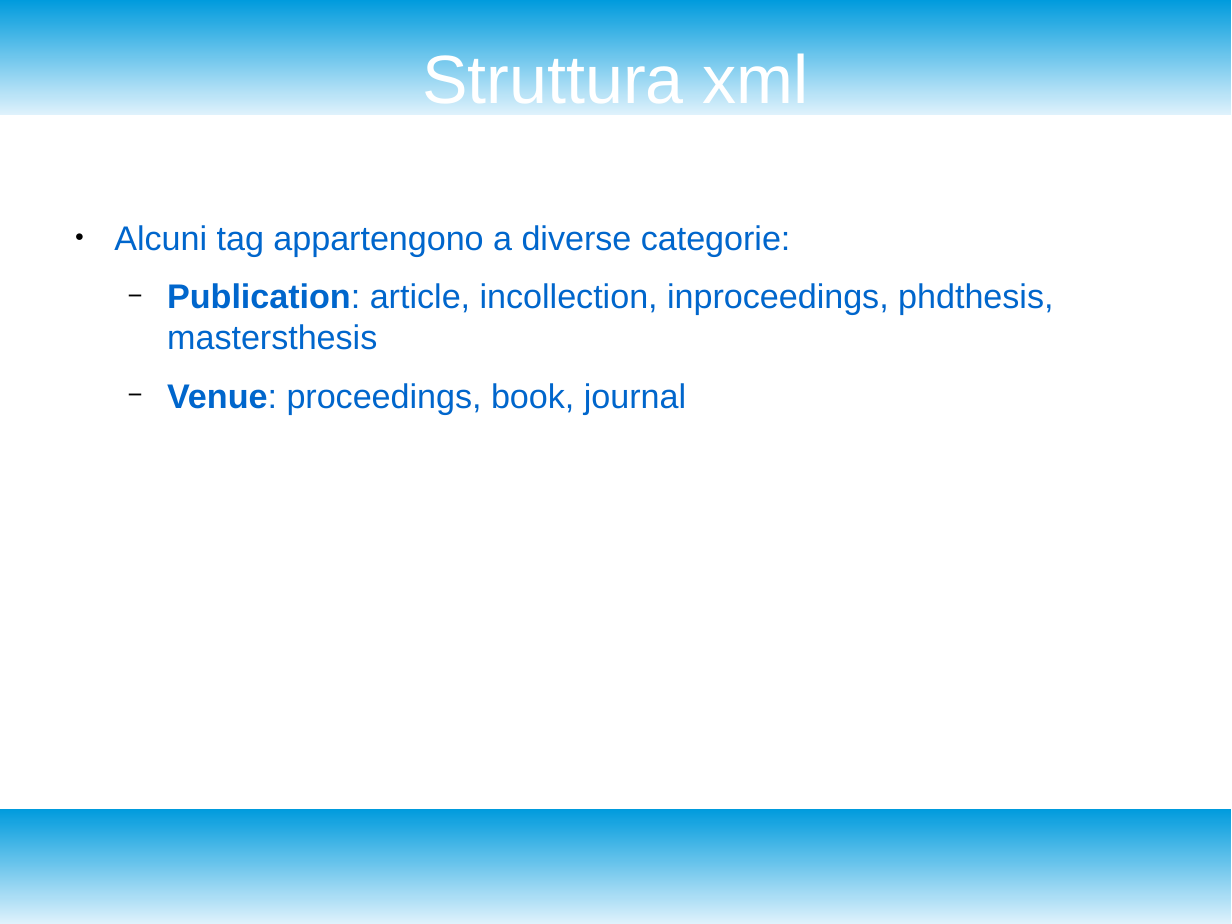
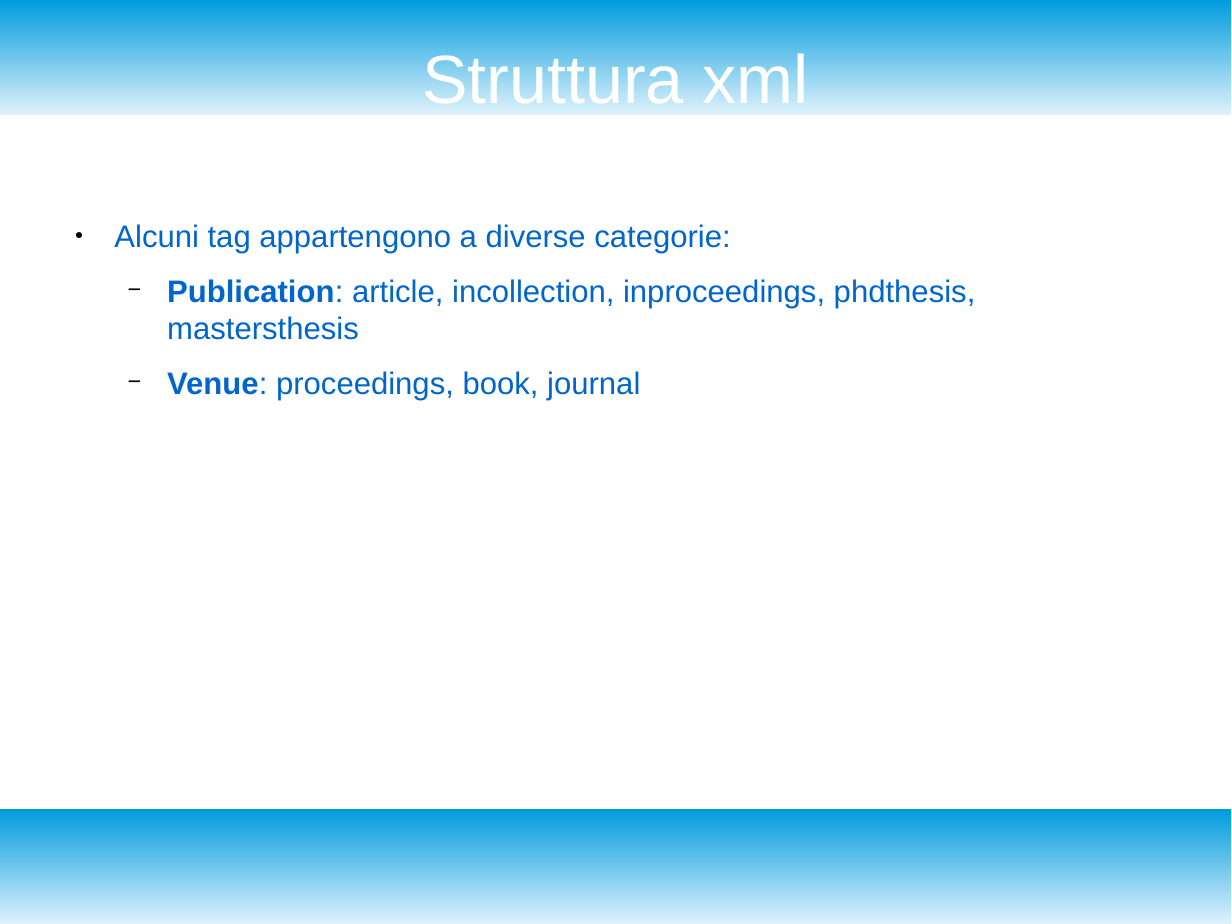
Before and after one commit to enrico404/SearchEngineForDblp, a slide deck: slide 7 of DocDblpSearchEngine.odp. Drawn at 1232x924 pixels with LibreOffice and Linux fonts; fonts in the diff are those of the drawing. Boxes give left, top, right and bottom in pixels: in the first picture for what was removed or moved away, otherwise in the second. Text is boxed around its words. In the diff, an @@ line names an element or a change of style, - is before the commit and + after.

```diff
--- a/DocDblpSearchEngine.odp
+++ b/DocDblpSearchEngine.odp
@@ text "Alcuni tag appartengono a diverse ..." at (114, 224, 976, 400): size 22 to 20 pt @@
```
Also in this commit, not shown: 9 other slides changed, 1 other file.
